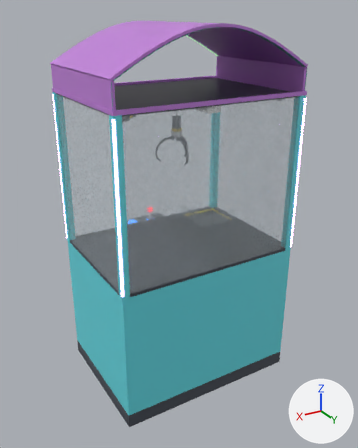
Renders of the FBX model Assets/_Project/Models/MaquinaGarra.fbx from each side of a commit.
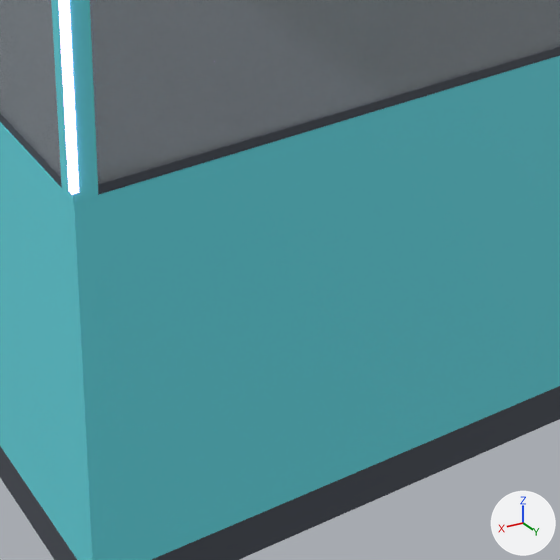
Each version appears first whole from a 50 mm camera at (1.648, 2.777, 2.527) aimed at (-0.02, -0.004, 1.136), and next in a close-up on the part from 28% to 76% of the width and 53% to 91% of the height. Every picture has the same lights, and +X, +Y and +Z are marked at lower right. The last two pictures show the newer version. Where no turn or scale is listed for an object, it has been applied to the vertices.

The scene before the commit, as lines of its bpy script (objects in view):
```python
me_cube = bpy.data.meshes.new('Cube')
me_cube.from_pydata(...)  # a box spanning x -0.65..0.65, y -0.475..0.475, z -0.05..0.05
me_cube.materials.append(mat_negro)  # greyish blue #454b55
me_cube_001 = bpy.data.meshes.new('Cube.001')
me_cube_001.from_pydata(...)  # a box spanning x -0.44..0.44, y -0.475..0.475, z -0.44..0.44
me_cube_001.materials.append(mat_turquesa)  # cyan #65dde7
me_cube_041 = bpy.data.meshes.new('Cube.041')
me_cube_041.from_pydata(...)  # a box spanning x -0.004..0.004, y -0.43..0.43, z -0.535..0.535
me_cube_041.materials.append(mat_cristal)  # white #e1edf3
ob_cristal_der = bpy.data.objects.new('Cristal_Der', me_cube_041)
ob_cristal_der.location = (0.642, 0.0, 1.515)
ob_mueble_base = bpy.data.objects.new('Mueble_Base', me_cube_001)
ob_mueble_base.location = (0.21, 0.0, 0.54)
ob_zocalo = bpy.data.objects.new('Zocalo', me_cube)
ob_zocalo.location = (0.0, 0.0, 0.05)
# also in view: 'Poste_4' at (0.627, 0.452, 1.515); 'Cristal_Atras' at (0.0, 0.467, 1.515); 'LED_4' at (0.649, 0.474, 1.515); 'Mueble_Fondo' at (-0.44, 0.23, 0.54); 'Suelo_Juego_A' at (0.171, 0.0, 0.986)
```
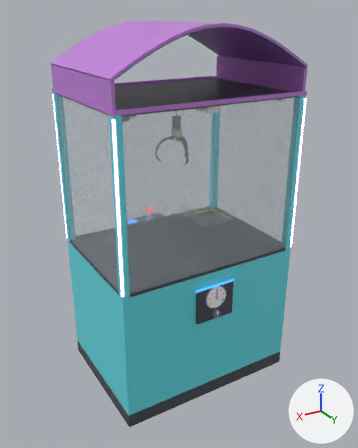
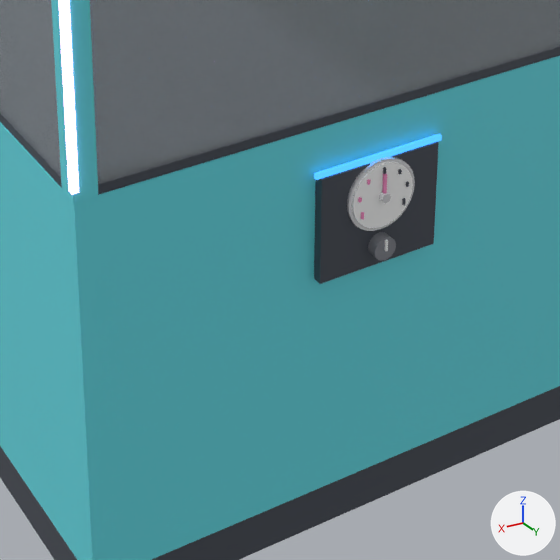
Location of each change, (x1, y1, x2, y2) in pixels of the close-ups (560 x 560 px):
'Panel_Fuerza', added: after (314, 142, 439, 284)
'Fuerza_Esfera', added: after (352, 162, 413, 228)
'Panel_Fuerza_Filo', added (blue): after (314, 134, 442, 180)
'Fuerza_Aro', added: after (347, 157, 415, 231)
'Fuerza_Mando', added: after (368, 232, 396, 261)
'Fuerza_Tuerca', added: after (379, 192, 391, 203)
'Fuerza_Aguja', added: after (382, 174, 387, 193)

The edits, one by one:
Material 'Rosa' (mat_rosa) is new.
Its base color is (0.92, 0.28, 0.55) (pink #f690c4).
Its roughness is 0.45.
Mesh me_cylinder_022 is new.
It is a 28-sided cylinder along y spanning x -0.08..0.08, y -0.004..0.004, z -0.08..0.08.
It uses material mat_cromo (white #f3f5f8).
Mesh me_cylinder_023 is new.
It is a 16-sided cylinder along y spanning x -0.01..0.01, y -0.006..0.006, z -0.01..0.01.
It uses material mat_cromo (white #f3f5f8).
Mesh me_cylinder_024 is new.
It is a 20-sided cylinder along y spanning x -0.026..0.026, y -0.014..0.014, z -0.026..0.026.
It uses material mat_metalosc (grey #81848b).
Mesh me_cylinder_021_1 is new.
It is a 28-sided cylinder along y spanning x -0.072..0.072, y -0.005..0.005, z -0.072..0.072.
It uses material mat_blanco (white #f9fafa).
Mesh me_cube_030_1 is new.
It is a box spanning x -0.14..0.14, y -0.011..0.011, z -0.12..0.12.
It uses material mat_negro (greyish blue #454b55).
Mesh me_cube_031_1 is new.
It is a box spanning x -0.15..0.15, y -0.004..0.004, z -0.006..0.006.
It uses material mat_ledazul (blue #45a0ff, glowing blue #45a0ff).
Mesh me_cube_039_1 is new.
It is a box spanning x -0.003..0.003, y -0.003..0.003, z 0.0..0.052.
It uses material mat_rosa (pink #f690c4).
Object 'Fuerza_Aro' (ob_fuerza_aro) is new; it shows me_cylinder_022.
Its location is (0.0, 0.499, 0.805).
Object 'Fuerza_Tuerca' (ob_fuerza_tuerca) is new; it shows me_cylinder_023.
Its location is (0.0, 0.513, 0.805).
Object 'Fuerza_Mando' (ob_fuerza_mando) is new; it shows me_cylinder_024.
Its location is (0.0, 0.507, 0.688).
Object 'Fuerza_Esfera' (ob_fuerza_esfera) is new; it shows me_cylinder_021_1.
Its location is (0.0, 0.502, 0.805).
Object 'Panel_Fuerza' (ob_panel_fuerza) is new; it shows me_cube_030_1.
Its location is (0.0, 0.486, 0.76).
Object 'Panel_Fuerza_Filo' (ob_panel_fuerza_filo) is new; it shows me_cube_031_1.
Its location is (0.0, 0.489, 0.886).
Object 'Fuerza_Aguja' (ob_fuerza_aguja) is new; it shows me_cube_039_1.
Its location is (0.0, 0.511, 0.805).
